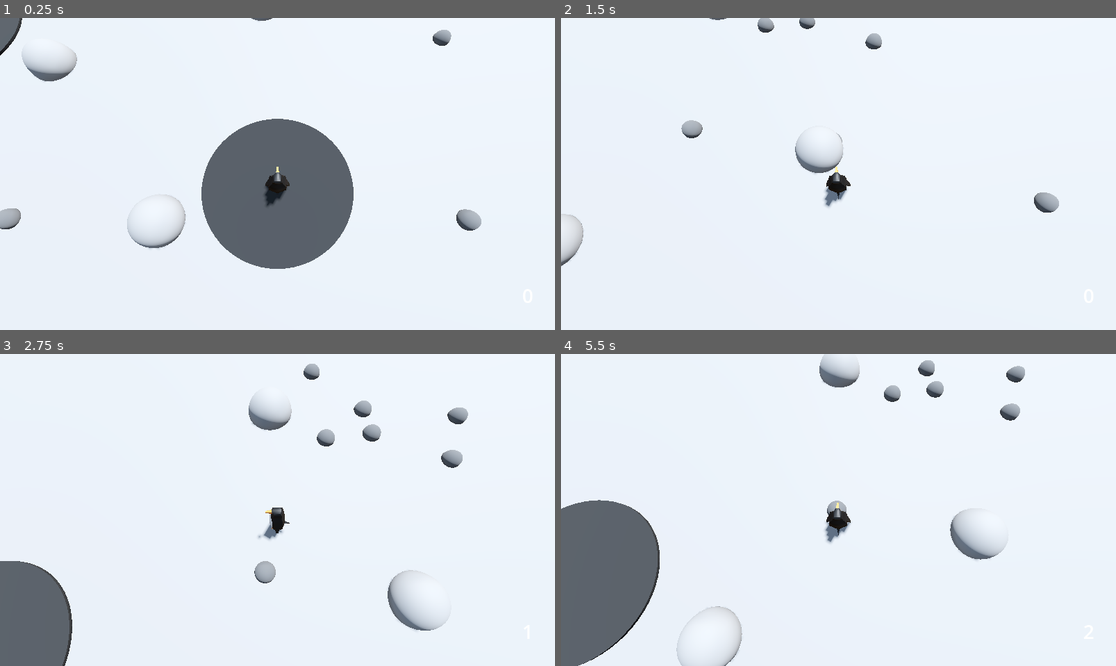
Above: before the commit, frames 1-4 (two rows, left to right).
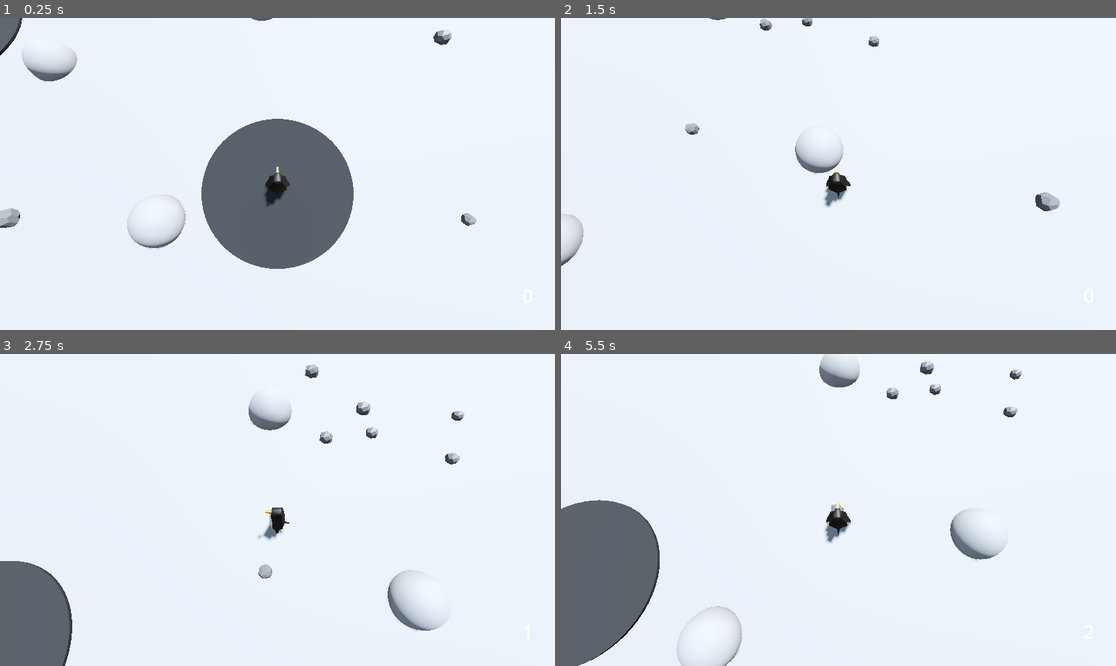
Above: after the commit, the same moments.

Repository: Edtg/Ludum-Dare-55
Game: Godot game, scene res://scenes/main.tscn
Same seed, same stepped clock (60 frames per second), same inputs: the game is played once before the commit and once after it.
Inputs:
- Up to frame 1 (0.25 s): no input
- Up to frame 2 (1.5 s): tap Enter at 0.5 s; hold W (move_forward) from 0.53 s (still down); tap Space (slide) at 0.6, 1.35 s
- Up to frame 3 (2.75 s): release W (move_forward) at 2.03 s; hold A (move_left) from 2.03 s (still down); tap Space (slide) at 2.1 s
- Up to frame 4 (5.5 s): tap Space (slide) every 0.75 s from 2.85 to 5.1 s; release A (move_left) at 3.53 s; hold S (move_back) 3.53-4.28 s; hold D (move_right) 4.28-5.03 s; hold W (move_forward) from 5.03 s (still down)

The runs differ from the first frame. In frame 1, 0.3% of the frame differs, in the area x 0-87%, y 3-69%; in frame 2, 0.4%; in frame 3, 0.8%, in the area x 45-85%, y 3-74%; in frame 4, 0.6%.

Commit message:
Added rock model

Diff:
--- a/scenes/objects/rock_pickup.gd
+++ b/scenes/objects/rock_pickup.gd
@@ -1,4 +1,14 @@
 extends Node3D
+
+@export var random_scale_min: float = 0.8
+@export var random_scale_max: float = 1.4
+
+@onready var rock_mesh = $RockMesh
+
+
+func _ready():
+	var rock_scale = randf_range(random_scale_min, random_scale_max)
+	rock_mesh.scale = Vector3(rock_scale, rock_scale, rock_scale)
 
 
 func _on_proiximity_detector_body_entered(body):
--- a/scenes/objects/rock_pickup.tscn
+++ b/scenes/objects/rock_pickup.tscn
@@ -1,17 +1,10 @@
-[gd_scene load_steps=5 format=3 uid="uid://dft30y2r2tvho"]
+[gd_scene load_steps=4 format=3 uid="uid://dft30y2r2tvho"]
 
 [ext_resource type="Script" path="res://scenes/objects/rock_pickup.gd" id="1_diipv"]
+[ext_resource type="PackedScene" uid="uid://c010grq3mcoro" path="res://assets/models/Rock.gltf" id="2_axgcu"]
 
 [sub_resource type="SphereShape3D" id="SphereShape3D_h2ctu"]
 radius = 0.6
-
-[sub_resource type="StandardMaterial3D" id="StandardMaterial3D_w5x3i"]
-albedo_color = Color(0.360784, 0.360784, 0.360784, 1)
-
-[sub_resource type="SphereMesh" id="SphereMesh_kvh11"]
-material = SubResource("StandardMaterial3D_w5x3i")
-radius = 0.2
-height = 0.4
 
 [node name="RockPickup" type="Node3D"]
 script = ExtResource("1_diipv")
@@ -21,7 +14,6 @@
 [node name="CollisionShape3D" type="CollisionShape3D" parent="ProiximityDetector"]
 shape = SubResource("SphereShape3D_h2ctu")
 
-[node name="MeshInstance3D" type="MeshInstance3D" parent="."]
-mesh = SubResource("SphereMesh_kvh11")
+[node name="RockMesh" parent="." instance=ExtResource("2_axgcu")]
 
 [connection signal="body_entered" from="ProiximityDetector" to="." method="_on_proiximity_detector_body_entered"]
Not shown, added: assets/models/Rock.gltf
Not shown, added: assets/models/Rock.gltf.import
